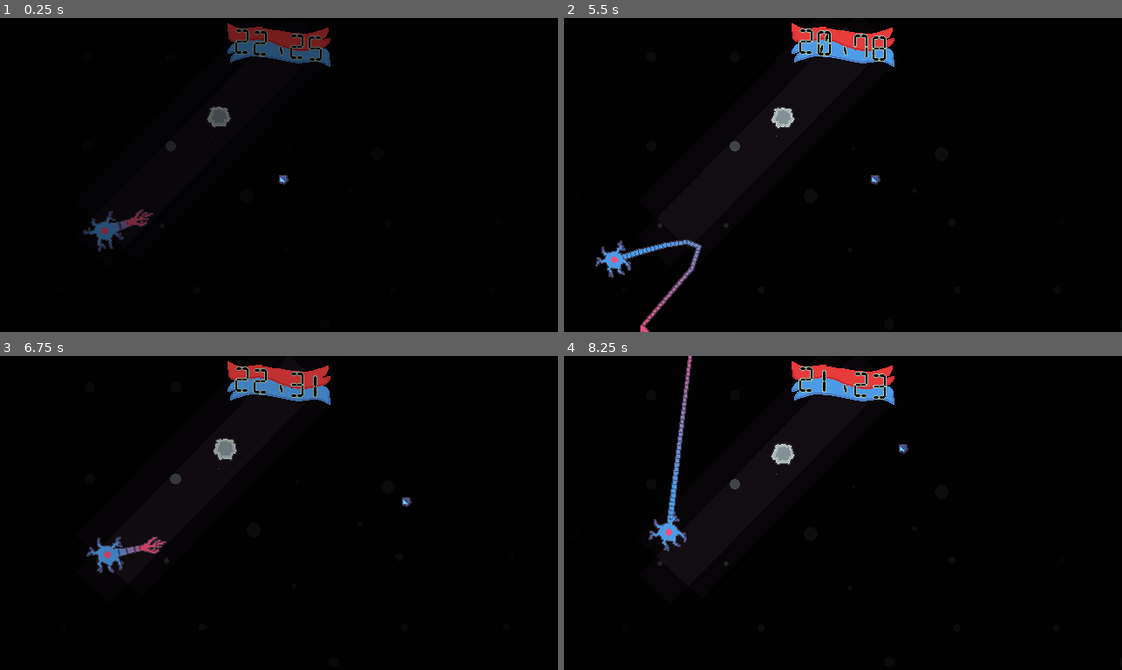
Above: before the commit, frames 1-4 (two rows, left to right).
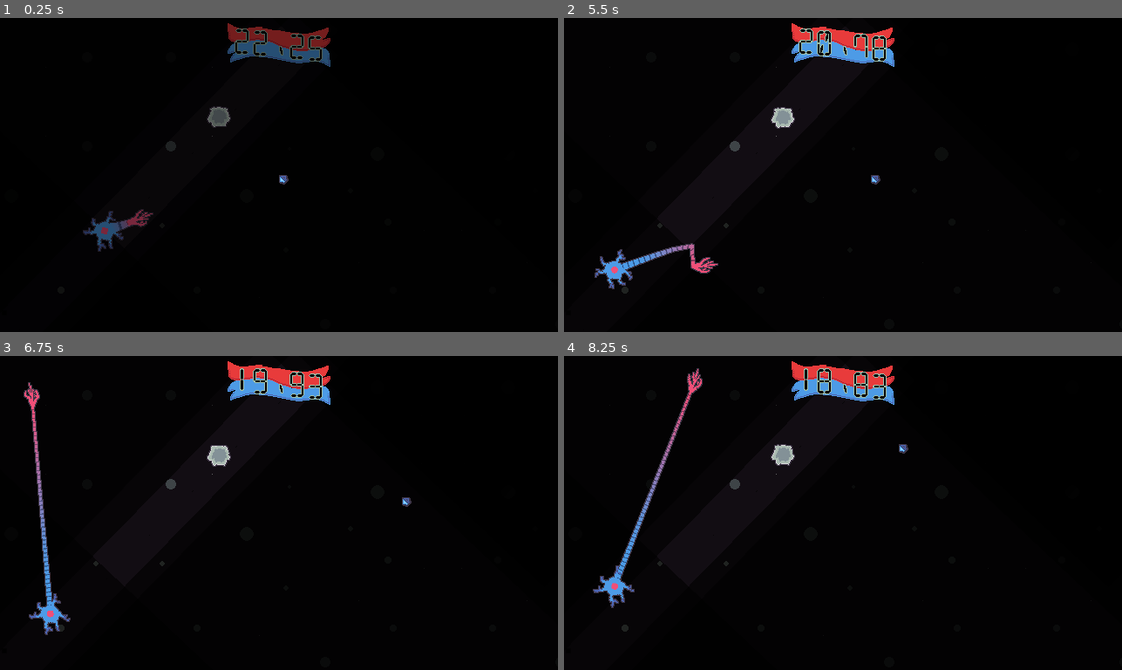
Above: after the commit, the same moments.

Repository: bnhrl/MomentumIsEverythingCountDown
Game: Godot game, scene res://Game/Levels/LevelBonus2/level_bonus_2.tscn
Same seed, same stepped clock (60 frames per second), same inputs: the game is played once before the commit and once after it. This scene is started directly instead of the project's main scene. Sound files missing from this copy of the repository are replaced by a short silence.
Inputs (mouse positions are in pixels of both pictures, inside the frame that each line leads up to):
- Up to frame 1 (0.25 s): no input
- Up to frame 2 (5.5 s): tap Enter at 0.5 s; move the mouse to (965, 159) at 0.52 s; hold D (right) 0.53-1.25 s; click (965, 159) at 0.6 s; drag from (731, 190) to (692, 36) at 1.27 s; move the mouse to (898, 105) at 2.02 s; hold D (right) 2.03-2.75 s; click (898, 105) at 2.1 s; drag from (815, 237) to (569, 313) at 2.77 s; move the mouse to (1010, 222) at 3.52 s; hold A (left) 3.53-4.25 s; click (1010, 222) at 3.6 s; drag from (675, 127) to (569, 313) at 4.27 s; move the mouse to (870, 175) at 5.02 s; hold S (down) from 5.03 s (still down); click (870, 175) at 5.1 s
- Up to frame 3 (6.75 s): release S (down) at 5.75 s; drag from (195, 434) to (50, 597) at 5.77 s; move the mouse to (401, 497) at 6.52 s; hold W (up) from 6.53 s (still down); click (401, 497) at 6.6 s
- Up to frame 4 (8.25 s): release W (up) at 7.25 s; drag from (731, 528) to (692, 374) at 7.27 s; move the mouse to (898, 443) at 8.02 s; hold S (down) from 8.03 s (still down); click (898, 443) at 8.1 s

The runs differ from the first frame. In frame 2, 1.5% of the frame differs, in the area x 5-28%, y 70-100%; in frame 3, 3.8%, in the area x 4-60%, y 1-89%; in frame 4, 2.4%.

Commit message:
Bonus Level 2 COMPLETE (except that one part))
forgot to do 2nd boost shading thing

Diff:
--- a/Game/Levels/LevelBonus2/level_bonus_2.tscn
+++ b/Game/Levels/LevelBonus2/level_bonus_2.tscn
@@ -245,40 +245,46 @@
 [node name="Path_PROTO3" parent="DeathPits" parent_id_path=PackedInt32Array(958332027) index="0" unique_id=1551343958 instance=ExtResource("3_ygtb4")]
 position = Vector2(537.9557, 99.081406)
 rotation = -0.7953527
-polygon = PackedVector2Array(900.01935, -44.809418, 1082.042, 139.44513, 1275.9512, 337.25372, 1223.8352, 386.94196, 453.2254, 1150.7625, -526, 146, -526, -103, 784.51135, -103.06746, 842.9373, -103.070465)
+polygon = PackedVector2Array(900.01935, -44.809418, 1082.042, 139.44513, 1275.9512, 337.25372, 1673.5698, 742.8686, 1723.5576, 693.8663, 1855.1641, 828.1191, 1753.06, 926.80963, 1116.7876, 1550.5391, -526, 146, -526, -103, 784.51135, -103.06746, 842.9373, -103.070465)
+build_at_run = false
 
 [node name="Collision" parent="DeathPits/Path_PROTO3/FallArea" parent_id_path=PackedInt32Array(1551343958, 252475237) index="0" unique_id=1328679439]
-polygon = PackedVector2Array(760.7756, -51.14557, 1170.2949, 366.60913, 481.7196, 209.831, -131.66829, 212.38406, -263, 73, -263, -51.5)
+visible = false
+polygon = PackedVector2Array(760.7756, -51.14557, 1170.2949, 366.60913, 1212.2969, 409.4557, 1280.8513, 342.2525, 1540.5635, 607.18756, 1471.7483, 674.1248, 1660.3179, 866.4865, 1613.1865, 912.68866, 1677.5757, 979.80096, 1064.0215, 1452.4282, -131.66829, 212.38406, -263, 73, -263, -51.5)
 
 [node name="Dark" parent="DeathPits/Path_PROTO3" index="1" unique_id=2040589739]
-polygon = PackedVector2Array(770.3007, -82.46133, 1209.905, 365.58917, 1227.4058, 383.44183, -210.66927, 339.8145, -420.80002, 116.8, -420.80002, -82.4)
+polygon = PackedVector2Array(770.3007, -82.46133, 1209.905, 365.58917, 1227.4058, 383.44183, 1233.0061, 389.15472, 1295.8477, 327.55182, 1555.5598, 592.4869, 1492.7183, 654.0898, 1623.6245, 787.6285, 1693.6277, 859.0395, 1636.4988, 915.0422, 1697.4016, 977.16986, 1560.2925, 1111.5762, 1060.0183, 1428.3455, -210.66927, 339.8145, -420.80002, 116.8, -420.80002, -82.4)
 
 [node name="Darker" parent="DeathPits/Path_PROTO3/Dark" index="0" unique_id=1983333470]
-polygon = PackedVector2Array(763.7165, -62.430573, 866.60724, 43.957825, 1194.2227, 378.16162, -158.00195, 254.86089, -315.6, 87.600006, -315.6, -61.800003)
+polygon = PackedVector2Array(763.7165, -62.430573, 866.60724, 43.957825, 1194.2227, 378.16162, 1218.7239, 403.1554, 1280.8513, 342.2525, 1540.5635, 607.18756, 1472.009, 674.3908, 1673.7451, 867.32733, 1625.8997, 914.22943, 1688.9028, 978.49945, 1124.7834, 1528.6973, -158.00195, 254.86089, -315.6, 87.600006, -315.6, -61.800003)
 
 [node name="Path_PROTO4" parent="DeathPits" parent_id_path=PackedInt32Array(958332027) index="1" unique_id=843756267 instance=ExtResource("3_ygtb4")]
 position = Vector2(357.55188, -75.44153)
 rotation = -0.7953527
-polygon = PackedVector2Array(965.00696, -1157.7124, 964.7355, -295.06305, 1277.6111, 588.2538, 844.55383, 147.93378, 785.2667, 147.93887, 80, 148, -524, 148, -524, -103, -364.05603, -732.8178)
+polygon = PackedVector2Array(965.00696, -1157.7124, 2144.128, 135.11633, 2343.6375, 338.63782, 2298.6484, 382.73993, 1726.6458, 943.4663, 1675.2297, 993.86865, 1277.6111, 588.2538, 844.55383, 147.93378, 785.2667, 147.93887, 80, 148, -524, 148, -524, -103, -364.05603, -732.8178)
+build_at_run = false
 
 [node name="Collision" parent="DeathPits/Path_PROTO4/FallArea" parent_id_path=PackedInt32Array(843756267, 252475237) index="0" unique_id=1328679439]
-polygon = PackedVector2Array(482.50348, -578.8562, 482.36774, -147.53152, 482.26788, 73.96168, 40, 74, -262, 74, -262, -51.5, -182.02802, -366.4089)
+visible = false
+polygon = PackedVector2Array(482.50348, -578.8562, 1105.9443, -281.1181, 1579.0334, 854.3113, 1557.2197, 843.48694, 1542.2234, 858.1876, 1282.5112, 593.25256, 1297.5076, 578.5519, 1030.095, 305.76172, 836.186, 107.953064, 839.9113, 88.89731, 829.1856, 100.81195, 813.1552, 77.31674, 482.26788, 73.96168, 40, 74, -262, 74, -262, -51.5, -182.02802, -366.4089)
 
 [node name="Dark" parent="DeathPits/Path_PROTO4" index="1" unique_id=2040589739]
-polygon = PackedVector2Array(772.00555, -926.1699, 771.7884, -236.05045, 1277.6111, 588.2538, 815.57526, 118.35 …(68 unchanged characters)…
+polygon = PackedVector2Array(772.00555, -926.1699, 2422.0398, -78.50256, 2419.1335, 71.38269, 2328.3147, 173.01416, 2418.619, 265.1344, 2397.883, 285.40808, 2421.7107, 309.7151, 2366.7244, 363.61768, 2296.0273, 432.9209, 1913.2642, 808.13855, 1821.9976, 897.6061, 1866.6602, 943.4458, 1743.833, 1063.8514, 1674.5298, 993.15454, 1277.6111, 588.2538, 815.57526, 118.35 …(68 unchanged characters)…
 
 [node name="Darker" parent="DeathPits/Path_PROTO4/Dark" index="0" unique_id=1983333470]
-polygon = PackedVector2Array(579.0042, -694.62744, 578.8413, -177.03784, 578.7215, 88.75401, 48, 88.8, -314.40002, 88.8, -314.40002, -61.800003, -218.43362, -439.6907)
+polygon = PackedVector2Array(579.0042, -694.62744, 880.4532, -573.9981, 1219.6875, -199.37164, 2207.2664, 540.937, 1939.8875, 827.9898, 1934.7822, 848.6598, 1771.9651, 1008.26733, 1744.8289, 1034.8685, 1724.5276, 1014.1593, 1665.7249, 954.1741, 1292.6074, 573.5531, 824.9854, 96.52728, 48, 88.8, -314.40002, 88.8, -314.40002, -61.800003, -218.43362, -439.6907)
 
 [node name="Path_End_PROTO" parent="DeathPits" parent_id_path=PackedInt32Array(958332027) index="2" unique_id=232059423 instance=ExtResource("3_ygtb4")]
 position = Vector2(216.90192, 241.80528)
 rotation = 3.8972542
 polygon = PackedVector2Array(511, -103, 512, 13, 511, 148, 80, 148, -524, 148, -524, -103)
+build_at_run = false
 
 [node name="Path_End_PROTO10" parent="DeathPits" parent_id_path=PackedInt32Array(958332027) index="3" unique_id=676986421 instance=ExtResource("3_ygtb4")]
 position = Vector2(670.99927, 1532.9998)
 rotation = 3.6567464
 polygon = PackedVector2Array(511, -103, 512, 13, 511, 148, 80, 148, -524, 148, -524, -103)
+build_at_run = false
 
 [node name="Collision" parent="DeathPits/Path_End_PROTO10/FallArea" parent_id_path=PackedInt32Array(676986421, 252475237) index="0" unique_id=1328679439]
 polygon = PackedVector2Array(255.5, -51.5, 256, 6.5, 255.5, 74, 40, 74, -262, 74, -262, -51.5)
@@ -292,43 +298,36 @@
 [node name="Path_End_PROTO9" parent="DeathPits" parent_id_path=PackedInt32Array(958332027) index="4" unique_id=335908172 instance=ExtResource("3_ygtb4")]
 z_index = -2
 position = Vector2(2635, -1765)
-polygon = PackedVector2Array(3438, -798, 3533, 669, 614, 731, 51, 505, -23, 150, -524, 148, -525, -870)
+polygon = PackedVector2Array(4079, -1337, 4042, 883, 614, 731, -160, 1017, -160, 149, -524, 148, -612, -1165)
 momentum_required = 125.0
+build_at_run = false
 
 [node name="Collision" parent="DeathPits/Path_End_PROTO9/FallArea" parent_id_path=PackedInt32Array(335908172, 252475237) index="0" unique_id=1328679439]
-polygon = PackedVector2Array(2704, -1087, 2709.4878, -410.93634, 2862, -406, 2859, -94, 2867, 643, 2854, 1686, 599, 1702, -188, 1707, -136, 171, -1337, 166, -1338, -1091)
+visible = false
+polygon = PackedVector2Array(2704, -1087, 2709.4878, -410.93634, 2862, -406, 3309, -411, 3423, -418, 3423, -799, 3647, -799, 3652, -408, 2859, -94, 2867, 643, 2854, 1686, 599, 1702, -188, 1707, -136, 171, -1337, 166, -1338, -1091)
 
 [node name="Dark" parent="DeathPits/Path_End_PROTO9" index="1" unique_id=2040589739]
-polygon = PackedVector2Array(3657, -986, 3630, 724, 29, 693, -36, 265, -644, 244, -628, -959)
+polygon = PackedVector2Array(3657, -986, 3630, 724, 1096, 1119, -140, 1119, -140, 710, -140, 252, -140, 176.73457, -192, 177, -395, 177, -395, 253, -644, 253, -628, -959)
 
 [node name="Darker" parent="DeathPits/Path_End_PROTO9/Dark" index="0" unique_id=1983333470]
-polygon = PackedVector2Array(2700, -766, 2711, -423, 2866, -415, 2889, 611, 2734, 636, 352.80002, 204.6, 48, 88.8, -314.40002, 88.8, -315, -522)
-
-[node name="Path_End_PROTO8" parent="DeathPits" parent_id_path=PackedInt32Array(958332027) index="5" unique_id=1970755166 instance=ExtResource("3_ygtb4")]
-position = Vector2(2530, -554)
-rotation = 4.712389
-polygon = PackedVector2Array(511, -103, 512, 13, 511, 148, 80, 148, -524, 148, -524, -103)
-build_at_run = false
-
-[node name="Collision" parent="DeathPits/Path_End_PROTO8/FallArea" parent_id_path=PackedInt32Array(1970755166, 252475237) index="0" unique_id=1328679439]
-polygon = PackedVector2Array(255.5, -51.5, 256, 6.5, 255.5, 74, 40, 74, -262, 74, -262, -51.5)
-
-[node name="Dark" parent="DeathPits/Path_End_PROTO8" index="1" unique_id=2040589739]
-polygon = PackedVector2Array(408.80002, -82.4, 409.6, 10.400001, 408.80002, 118.4, 64, 118.4, -419.2, 118.4, -419.2, -82.4)
-
-[node name="Darker" parent="DeathPits/Path_End_PROTO8/Dark" index="0" unique_id=1983333470]
-polygon = PackedVector2Array(306.6, -61.800003, 307.2, 7.8, 306.6, 88.8, 48, 88.8, -314.40002, 88.8, -314.40002, -61.800003)
-
-[node name="Path_End_PROTO5" parent="DeathPits" parent_id_path=PackedInt32Array(958332027) index="6" unique_id=1339423774 instance=ExtResource("3_ygtb4")]
-position = Vector2(1915, -543)
-polygon = PackedVector2Array(511, -103, 512, 13, 511, 148, 80, 148, -524, 148, -524, -103)
-
-[node name="Path_End_PROTO7" parent="DeathPits" parent_id_path=PackedInt32Array(958332027) index="7" unique_id=335823168 instance=ExtResource("3_ygtb4")]
+polygon = PackedVector2Array(2702, -902, 2701.1877, -704.6932, 2700, -416, 2889, -416, 2889, 611, 2734, 636, 55, 913, 48, 88.8, -458, 90, -457, -901)
+
+[node name="Path_End_PROTO7" parent="DeathPits" parent_id_path=PackedInt32Array(958332027) index="5" unique_id=335823168 instance=ExtResource("3_ygtb4")]
 position = Vector2(2392, -1157)
 rotation = 1.5707964
-polygon = PackedVector2Array(511, -103, 512, 13, 511, 148, 80, 148, -524, 148, -524, -103)
-
-[node name="Path_End_PROTO3" parent="DeathPits" parent_id_path=PackedInt32Array(958332027) index="8" unique_id=442854425 instance=ExtResource("3_ygtb4")]
+polygon = PackedVector2Array(511, -103, 511, 15, 511, 152, 80, 152, -292, 152, -355, 152, -459, 152, -459, -103, -347, -103)
+build_at_run = false
+
+[node name="Collision" parent="DeathPits/Path_End_PROTO7/FallArea" parent_id_path=PackedInt32Array(335823168, 252475237) index="0" unique_id=1328679439]
+polygon = PackedVector2Array(255.5, -51.5, 256, 6.5, 255.5, 74, 40, 74, -164, 74, -164, -52)
+
+[node name="Dark" parent="DeathPits/Path_End_PROTO7" index="1" unique_id=2040589739]
+polygon = PackedVector2Array(409, -83, 409.6, 10.400001, 408.80002, 118.4, 64, 118.4, -191, 118, -191, -83)
+
+[node name="Darker" parent="DeathPits/Path_End_PROTO7/Dark" index="0" unique_id=1983333470]
+polygon = PackedVector2Array(306.6, -61.800003, 307.2, 7.8, 306.6, 88.8, 48, 88.8, -165, 89, -166, -61)
+
+[node name="Path_End_PROTO3" parent="DeathPits" parent_id_path=PackedInt32Array(958332027) index="6" unique_id=442854425 instance=ExtResource("3_ygtb4")]
 position = Vector2(587.56354, -177.98749)
 rotation = 3.8972542
 polygon = PackedVector2Array(511, -103, 512, 13, 511, 148, 80, 148, -524, 148, -524, -103)
@@ -1410,4 +1409,4 @@
 [editable path="DeathPits/Path_PROTO4"]
 [editable path="DeathPits/Path_End_PROTO10"]
 [editable path="DeathPits/Path_End_PROTO9"]
-[editable path="DeathPits/Path_End_PROTO8"]
+[editable path="DeathPits/Path_End_PROTO7"]
--- /dev/null
+++ b/Game/Levels/LevelBonus3/level_bonus_3.tscn
@@ -0,0 +1,5 @@
+[gd_scene format=3 uid="uid://n0br58fdqwi0"]
+
+[ext_resource type="PackedScene" uid="uid://co1sgdv2x4nyr" path="res://Game/Levels/_Base/level.tscn" id="1_nc8a6"]
+
+[node name="Level0" unique_id=1414133645 instance=ExtResource("1_nc8a6")]
